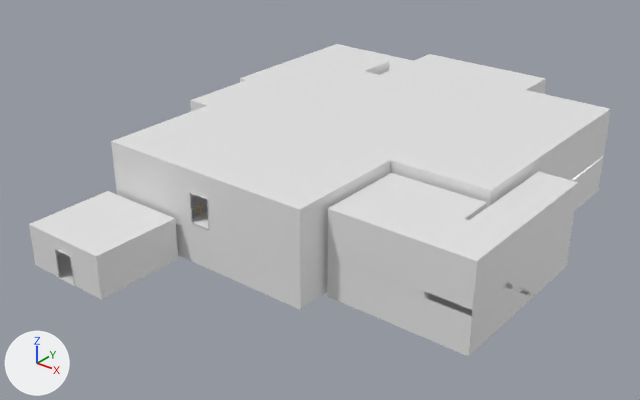
One commit to the FBX model Assets/Prefabs/Rooms/F0_Room1.fbx: the scene before it, then after it.
The view is the same before and after, from a 50 mm camera at (127.1, -57.2, 86.8) aimed at (19.9, 76.8, 3.7). Arrows for +X, +Y and +Z are at lower left; the lights stay in place. The older version comes first. Where no turn or scale is listed for an object, it has been applied to the vertices. Vertices at exactly the same position are counted once.

Objects in the first picture: 'Chamber1', 'ControlRoom', 'Hall1', 'S1.001', 'S2.001' and 6 more.
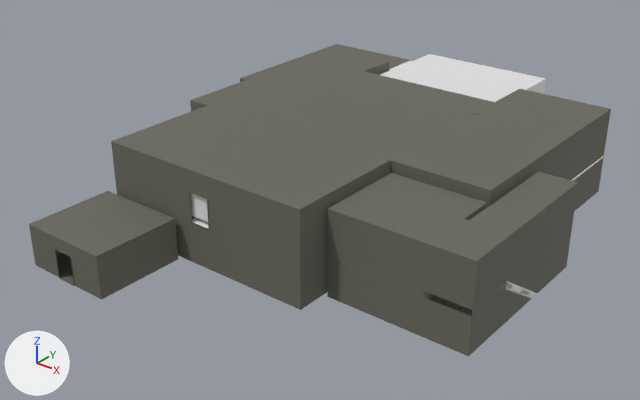
Where the change shows, as pixel boxes [x1, y1, x2, y2] in the pictures (640 x 400 px):
```json
{"object": "S2.001", "change": "recoloured", "before": [327, 172, 578, 356], "after": [327, 172, 578, 356], "on screen": "white to dark grey"}
{"object": "Chamber1", "change": "recoloured", "before": [29, 191, 178, 300], "after": [29, 191, 178, 300], "on screen": "white to dark grey"}
{"object": "S1.001", "change": "recoloured", "before": [240, 44, 413, 82], "after": [240, 44, 413, 82]}
{"object": "F0_R1_GasTrigger4", "change": "added", "after": [190, 193, 208, 222]}
{"part": 1, "of": "me_cube_800", "change": "recoloured", "before": [111, 49, 611, 310], "after": [111, 49, 611, 310], "on screen": "white to dark grey"}
```

The change, as JSON lines over the scene's bpy script:
```json
{"op": "add", "block": "mat_f0_roomwall", "code": ["mat_f0_roomwall = principled_material('F0_RoomWall')", "mat_f0_roomwall.base_color = (0.141, 0.141, 0.112)  # dark grey #69695e", "mat_f0_roomwall.roughness = 0.75"]}
{"block": "me_cube_2398", "where": "me_cube_2398.from_pydata(...)  # 60 vertices, 53 faces; spans x -10.0..10.0, y -1.2..18.2, z -1.0..8.0"}
{"op": "add", "block": "me_cube_2398", "code": "me_cube_2398.materials.append(mat_f0_roomwall)  # dark grey #69695e"}
{"block": "me_cube_805", "where": "me_cube_805.from_pydata(...)  # 176 vertices, 152 faces; spans x -17.9..11.8, y -14.8..22.7, z -8.9..9.1"}
{"op": "add", "block": "me_cube_805", "code": "me_cube_805.materials.append(mat_f0_roomwall)  # dark grey #69695e"}
{"block": "me_cube_801", "where": "me_cube_801.from_pydata(...)  # 124 vertices, 120 faces; spans x -9.5..17.7, y -24.6..15.4, z -8.4..8.4"}
{"op": "add", "block": "me_cube_801", "code": "me_cube_801.materials.append(mat_f0_roomwall)  # dark grey #69695e"}
{"block": "me_cube_800", "where": "# used by ob_hall1; location = (21.7, 90.3, 9.9)"}
{"op": "remove", "block": "me_cube_800", "code": "me_cube_800.from_pydata(...)  # 505 vertices, 450 faces; spans x -35.9..40.5, y -45.0..35.8, z -9.9..10.1"}
{"op": "add", "block": "me_cube_800", "code": "me_cube_800.from_pydata(...)  # 509 vertices, 453 faces; spans x -35.9..40.5, y -45.0..35.8, z -9.9..10.1"}
{"block": "me_cube_800", "change": "me_cube_800 part 1: 449 faces spanning x -35.9..40.5, y -45.0..35.8, z -9.9..10.1 switch from no material to mat_f0_roomwall (dark grey #69695e)"}
{"block": "me_cube_800", "change": "edits to the shape of me_cube_800 do not show in these pictures"}
{"op": "add", "block": "me_cube_3156", "code": ["me_cube_3156 = bpy.data.meshes.new('Cube.3156')", "me_cube_3156.from_pydata(...)  # a box spanning x -5.0..5.0, y -4.0..-3.0, z 1.0..8.0"]}
{"op": "add", "block": "ob_f0_r1_gastrigger4", "code": ["ob_f0_r1_gastrigger4 = bpy.data.objects.new('F0_R1_GasTrigger4', me_cube_3156)", "ob_f0_r1_gastrigger4.location = (16.0, 50.0, 9.0)"]}
```
